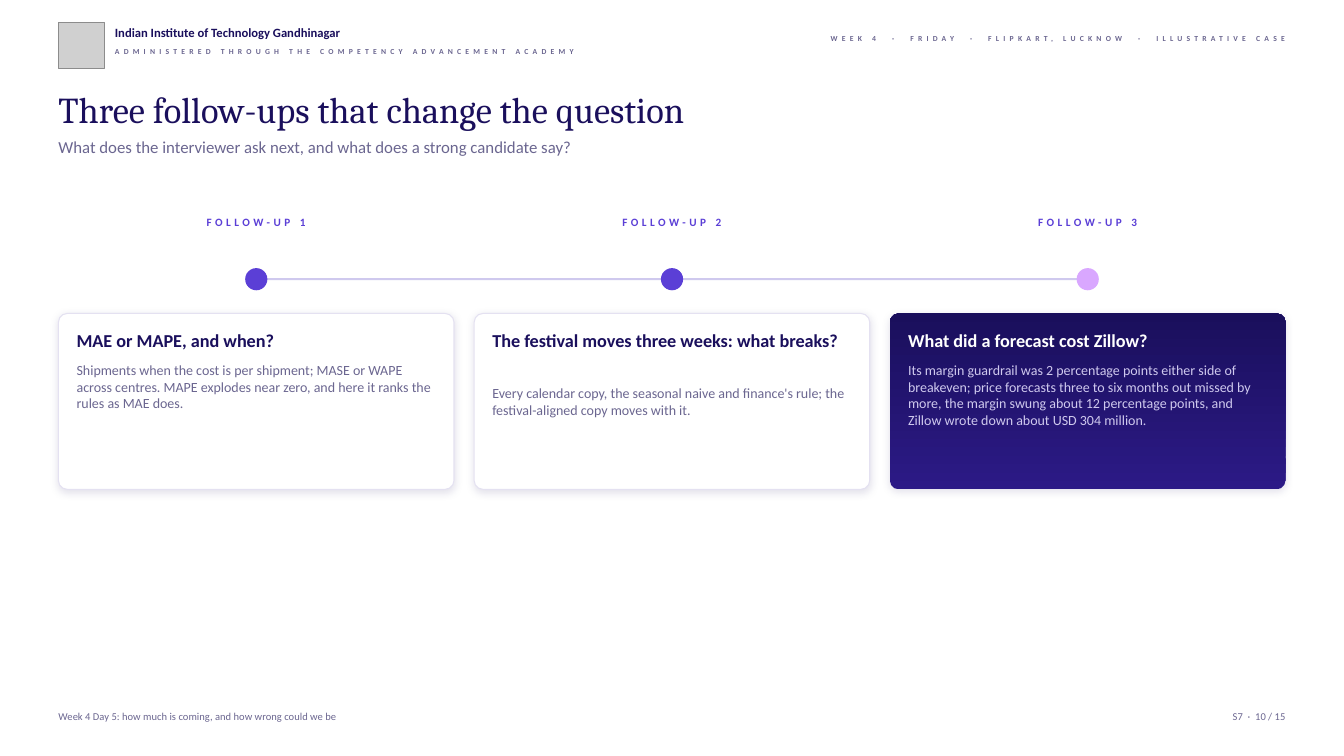
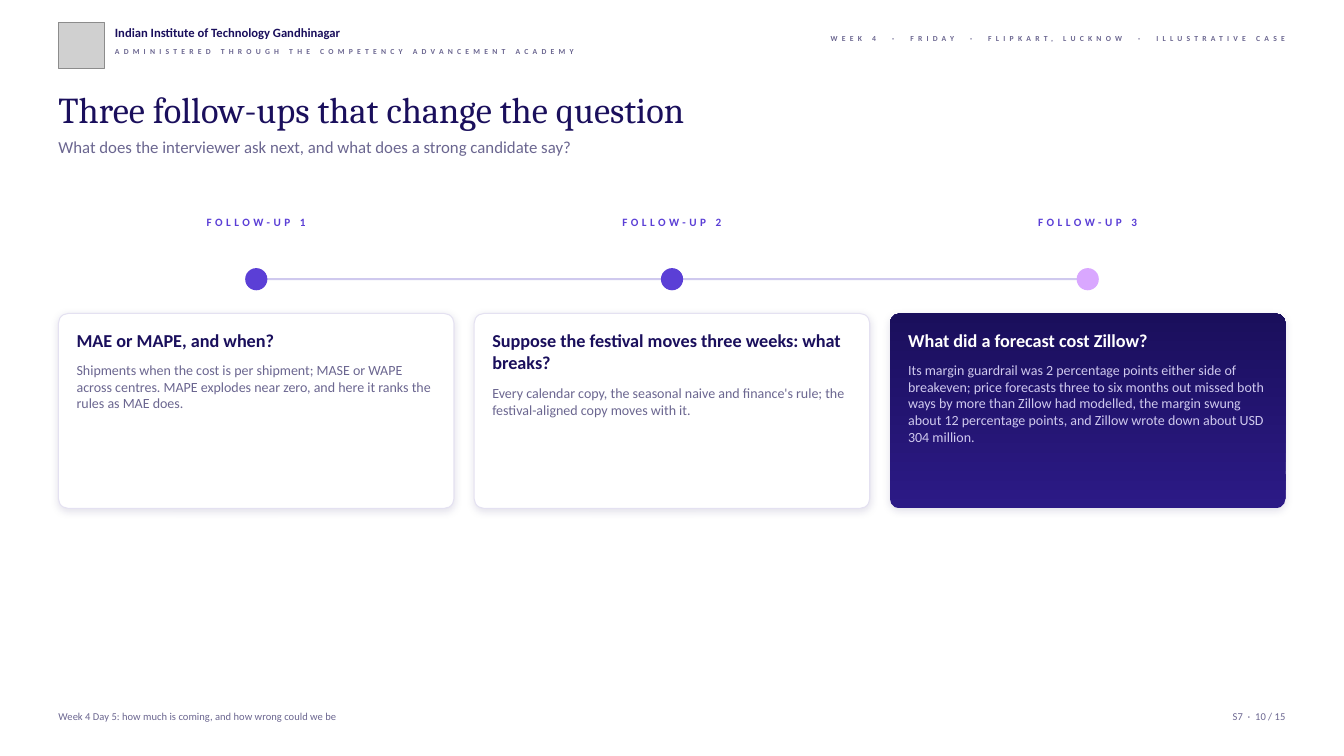
Before and after one commit to fde-academy-lab/c2-content-factory, a slide deck: slide 10 of content/W04/D5/slides/C2_W04_D05_half2_STUDENT.pptx. Drawn at 1344x756 pixels with LibreOffice and Linux fonts; fonts in the diff are those of the drawing; grey boxes stand for pictures; background and template pictures are left out. Boxes give left, top, right and bottom in pixels: in the first picture for what was removed or moved away, otherwise in the second. Text is boxed around its words. In the diff, an @@ line names an element or a change of style, - is before the commit and + after.

```diff
--- a/content/W04/D5/slides/C2_W04_D05_half2_STUDENT.pptx
+++ b/content/W04/D5/slides/C2_W04_D05_half2_STUDENT.pptx
@@ rounded rectangle: place and size @@
-rounded rectangle at <box>58,314,454,489</box>
+rounded rectangle at <box>58,314,454,508</box>
@@ rounded rectangle: place and size @@
-rounded rectangle at <box>474,314,869,489</box>
+rounded rectangle at <box>474,314,869,508</box>
@@ rounded rectangle: place and size @@
-rounded rectangle at <box>890,314,1286,489</box>
+rounded rectangle at <box>890,314,1286,508</box>
@@ text at <box>492,334,840,369</box>: text changed @@
-The festival moves three weeks: what breaks?
+Suppose the festival moves three weeks: what breaks?
@@ text at <box>908,365,1264,442</box>: text changed @@
-Its margin guardrail was 2 percentage points either side of breakeven; price forecasts three to six months out missed by more, the margin swung about 12 percentage points, and Zillow wrote down about USD 304 million.
+Its margin guardrail was 2 percentage points either side of breakeven; price forecasts three to six months out missed both ways by more than Zillow had modelled, the margin swung about 12 percentage points, and Zillow wrote down about USD 304 million.
```
Also in this commit, not shown: 3 other slides changed, 10 other files.
